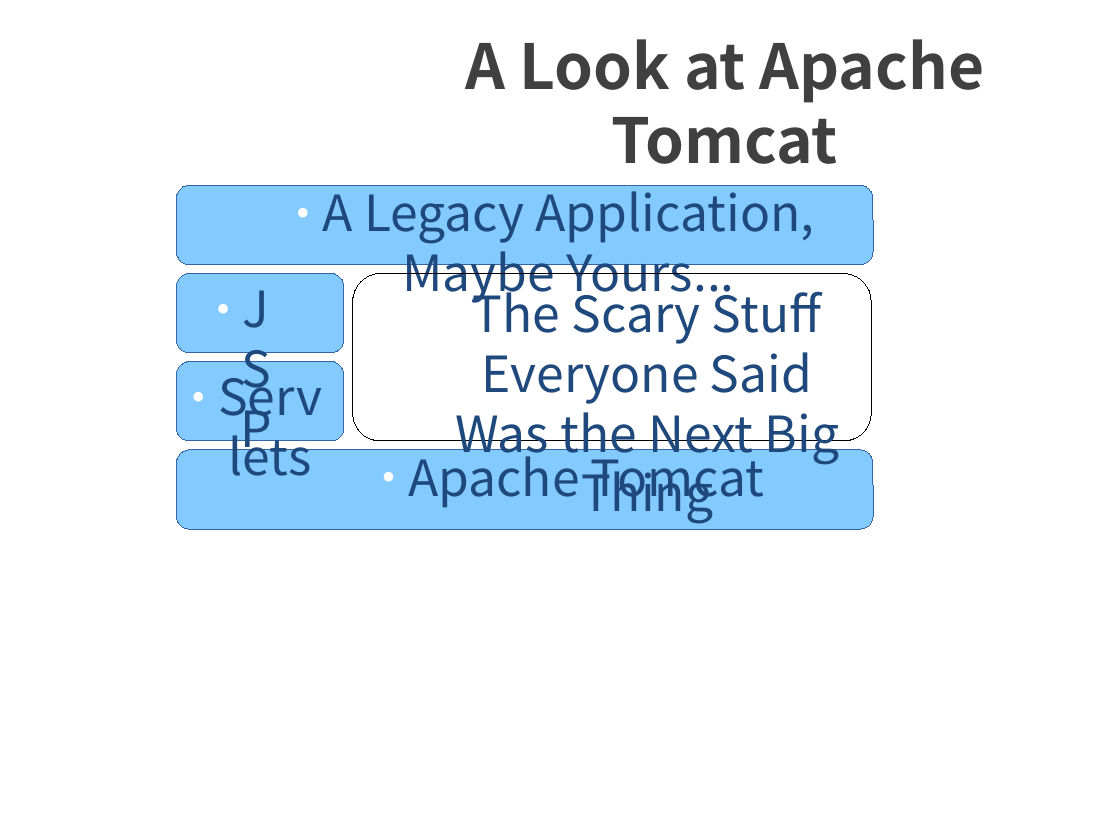
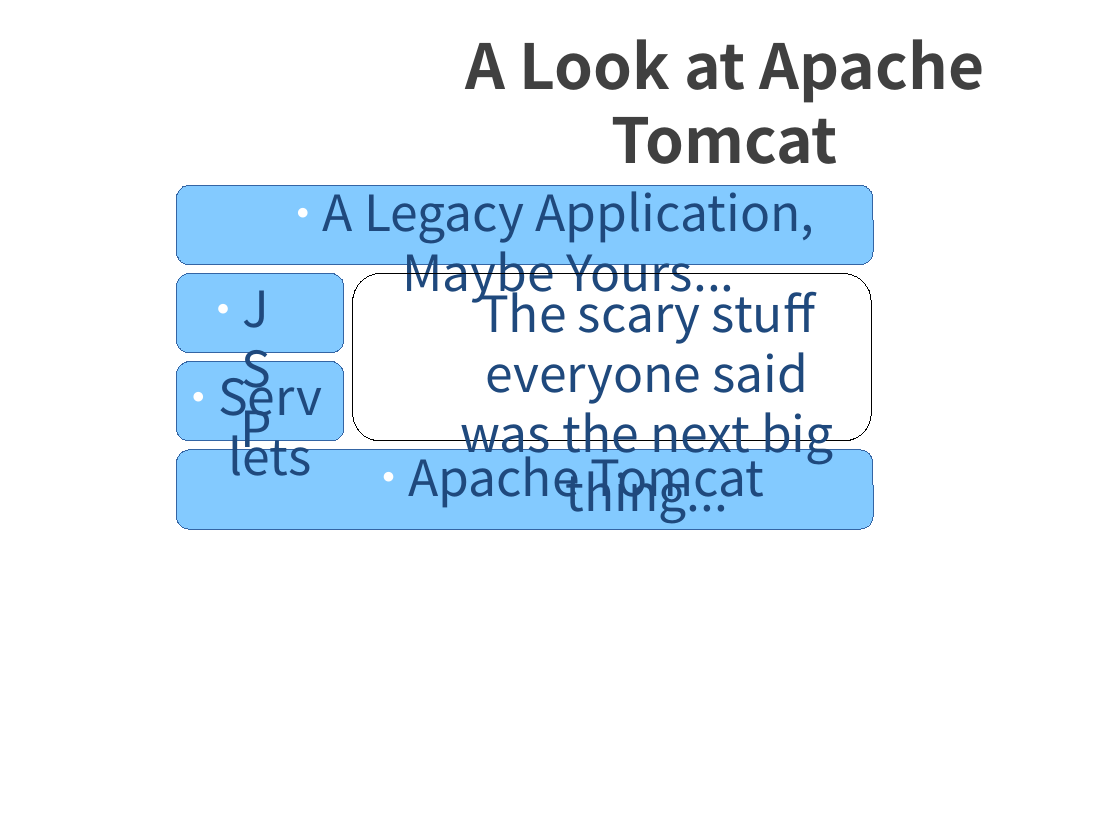
Before and after one commit to AndyGee/jpetstore-6, a slide deck: slide 6 of TomcatToTomEE.1-n.odp (slide 5 before the commit). Drawn at 1120x840 pixels with LibreOffice and Linux fonts; fonts in the diff are those of the drawing; background and template pictures are left out. Boxes give left, top, right and bottom in pixels: in the first picture for what was removed or moved away, otherwise in the second. Text is boxed around its words. In the diff, an @@ line names an element or a change of style, - is before the commit and + after.

```diff
--- a/TomcatToTomEE.1-n.odp
+++ b/TomcatToTomEE.1-n.odp
@@ text at bbox=[461, 282, 834, 524]: text changed @@
-● The Scary Stuff Everyone Said
-  Was the Next Big Thing
+● The scary stuff everyone said
+  was the next big thing...
```
Also in this commit, not shown: 1 other slide changed, 1 slide added, 17 other files.
